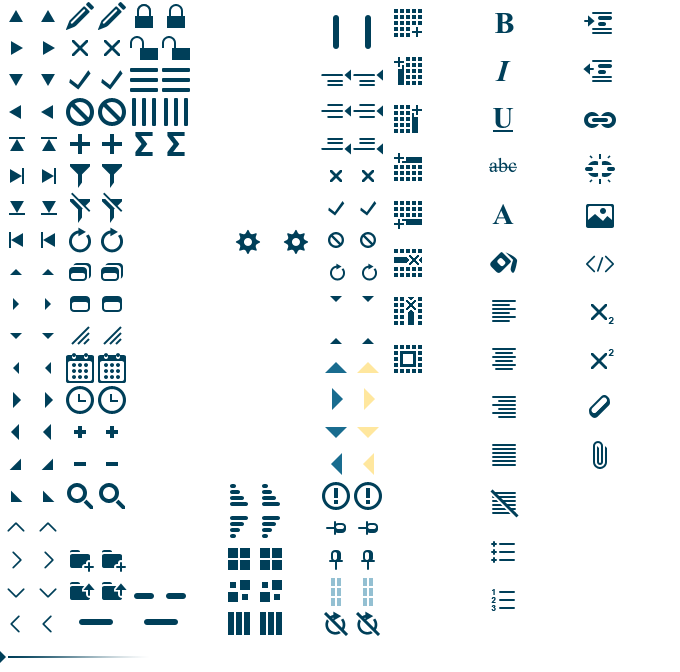
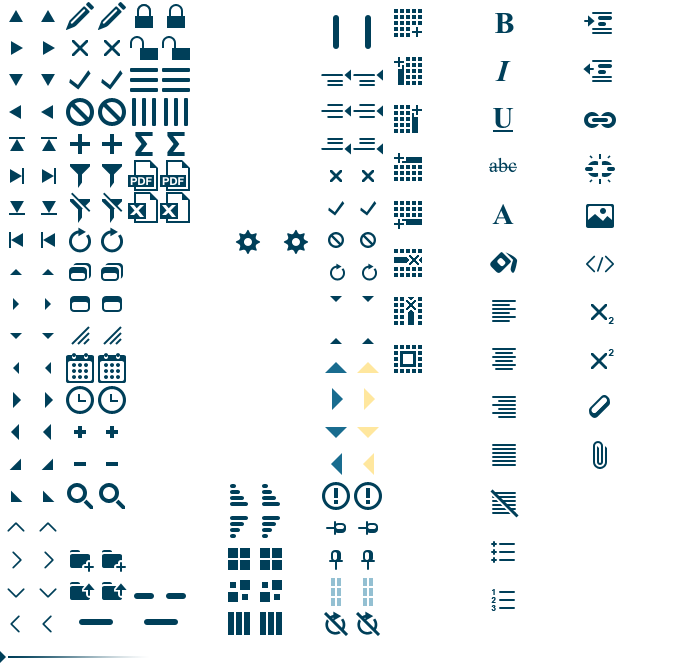
Layered file, before and after one edit (680x672). Changes by layer:
added group "Export" with 4 layers above "Cols" over (128, 160, 190, 223)
added layer "excel hover" in group "Export" over (160, 192, 190, 223)
added layer "excel" in group "Export" over (128, 192, 158, 223)
added layer "pdf hover" in group "Export" over (160, 160, 190, 191)
added layer "pdf" in group "Export" over (128, 160, 158, 191)
